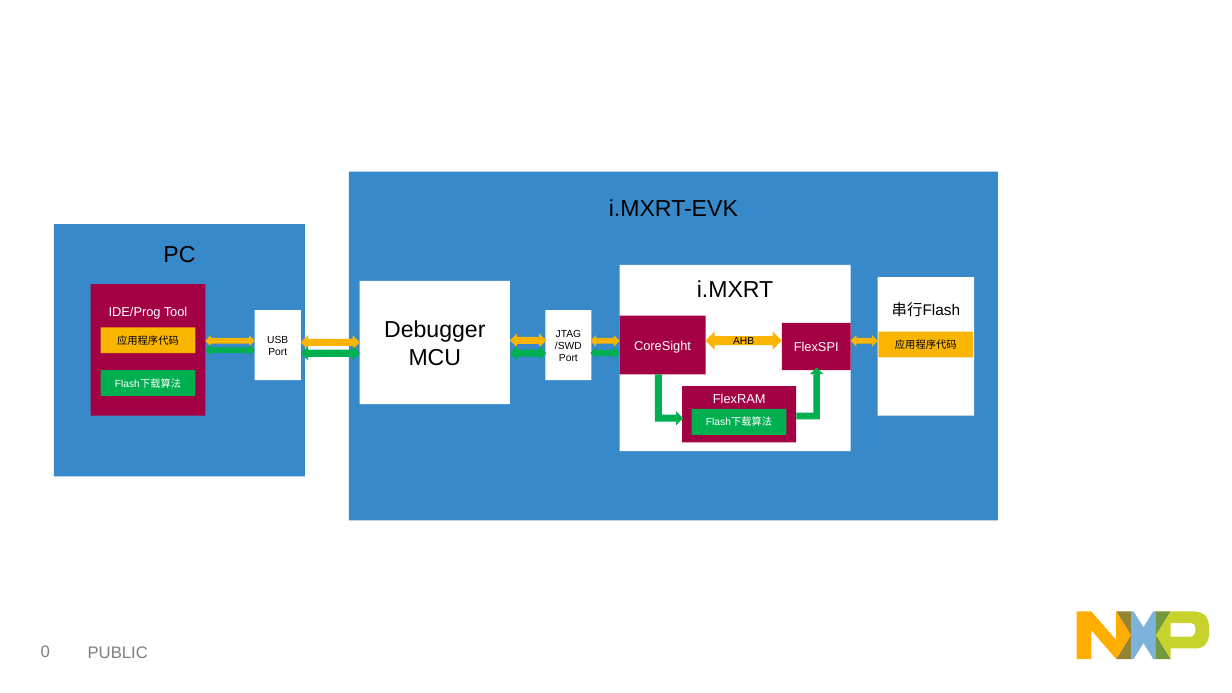
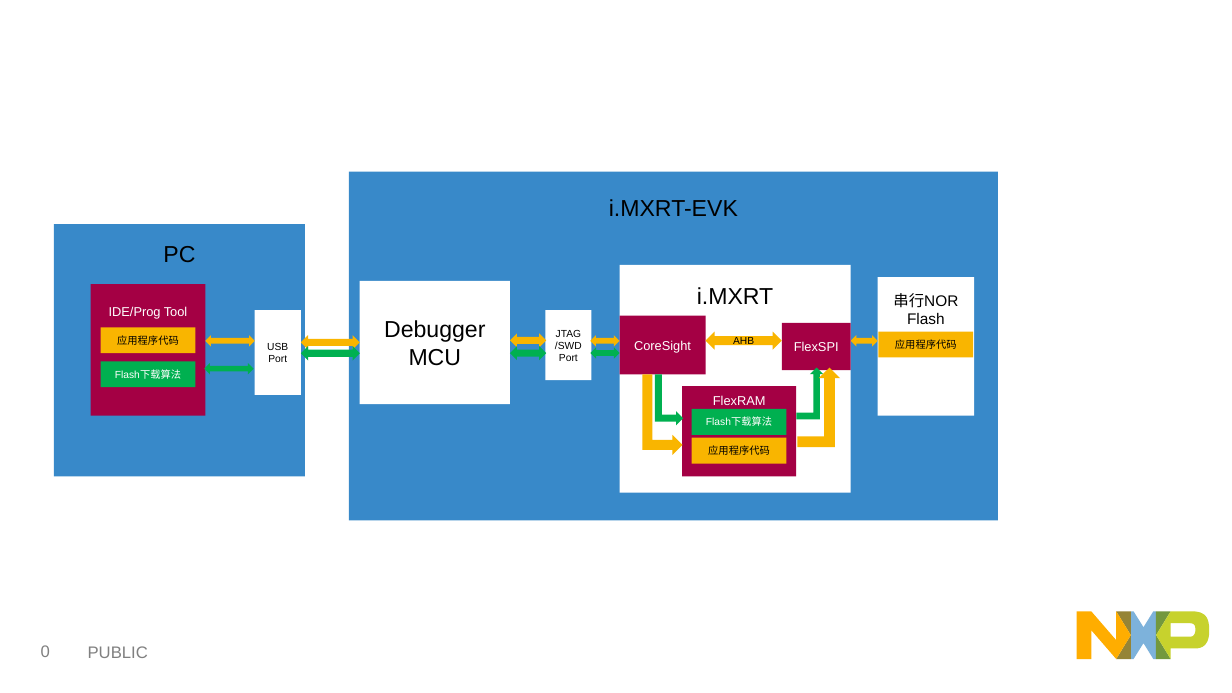
Before and after one commit to JayHeng/pzhmcu-picture, a slide deck: slide 1 of cnblogs/i.MXRT_HW_SerialFlashXip_Overview.pptx. Drawn at 1232x693 pixels with LibreOffice and Linux fonts; fonts in the diff are those of the drawing. Boxes give left, top, right and bottom in pixels: in the first picture for what was removed or moved away, otherwise in the second. Text is boxed around its words. In the diff, an @@ line names an element or a change of style, - is before the commit and + after.

```diff
--- a/cnblogs/i.MXRT_HW_SerialFlashXip_Overview.pptx
+++ b/cnblogs/i.MXRT_HW_SerialFlashXip_Overview.pptx
@@ rectangle "i.MXRT": place and size @@
-rectangle "i.MXRT" at box(619, 265, 850, 452)
+rectangle "i.MXRT" at box(619, 265, 850, 494)
@@ text in rectangle at box(893, 293, 958, 324): text changed @@
-串行Flash
+串行NOR Flash
@@ rectangle "USBPort": place and size @@
-rectangle "USBPort" at box(255, 311, 301, 381)
+rectangle "USBPort" at box(255, 311, 301, 396)
@@ rectangle "Flash下载算法": place and size @@
-rectangle "Flash下载算法" at box(101, 370, 196, 396)
+rectangle "Flash下载算法" at box(101, 361, 196, 387)
@@ left right arrow: place and size @@
-left right arrow at box(205, 345, 254, 356)
+left right arrow at box(204, 363, 253, 374)
@@ bent up arrow added at box(642, 375, 683, 455), fill #F9B500 @@
@@ rectangle "FlexRAM": place and size @@
-rectangle "FlexRAM" at box(682, 386, 797, 443)
+rectangle "FlexRAM" at box(682, 386, 797, 477)
@@ bent up arrow added at box(798, 368, 840, 447), fill #F9B500 @@
@@ rectangle added at box(692, 438, 787, 464), fill #F9B500, 8 pt, text #000000 @@
+应用程序代码
```
Also in this commit, not shown: 37 other files.
